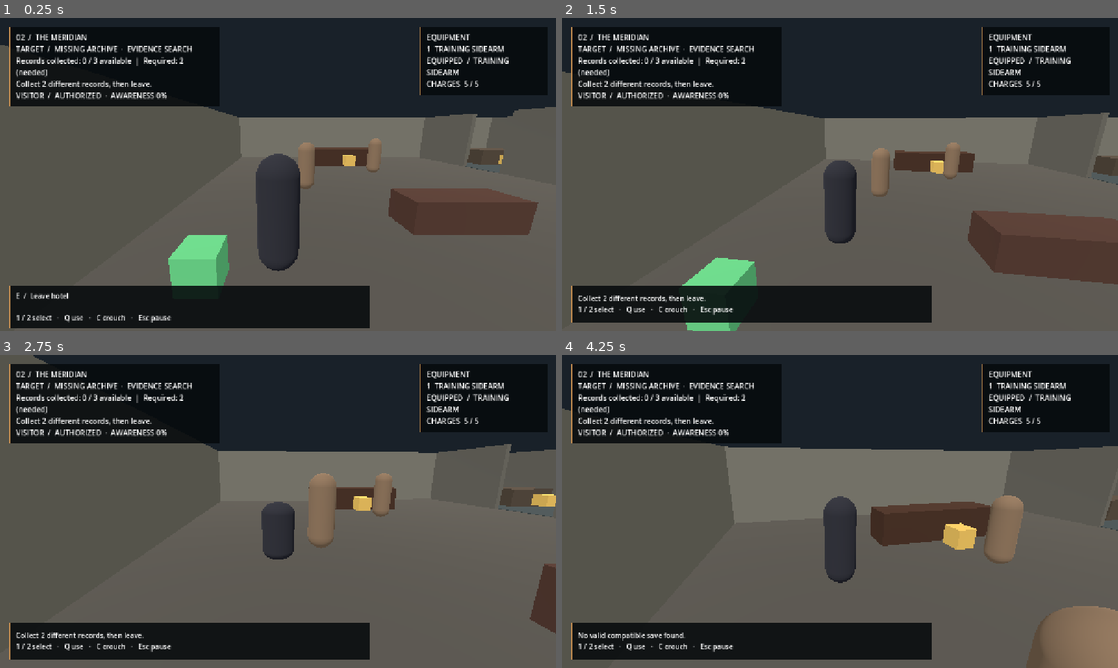
Above: before the commit, frames 1-4 (two rows, left to right).
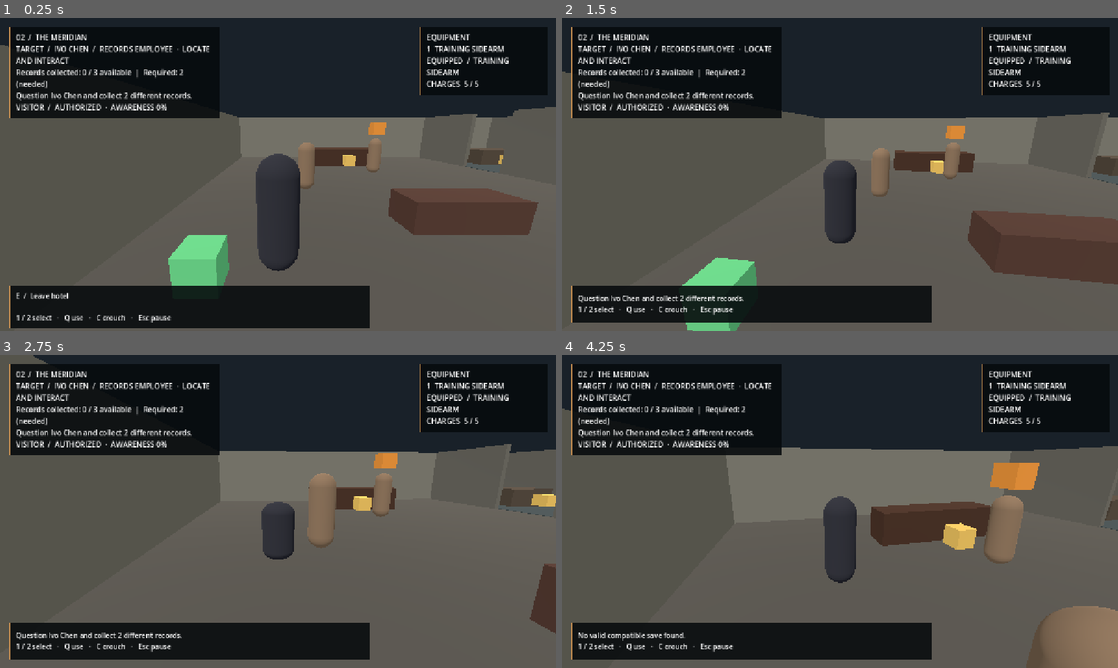
Above: after the commit, the same moments.

Repository: CoolgamerProXD/Stealty-Assasin-redesigned-computing-machine-Beta
Game: Godot game, scene res://scenes/hotel.tscn
Two runs of this game, one before a commit and one after it. Both use one fixed random seed, a clock stepped at 60 frames per second and the inputs below. This scene is started directly instead of the project's main scene.
Inputs (mouse positions are in pixels of both pictures, inside the frame that each line leads up to):
- Up to frame 1 (0.25 s): no input
- Up to frame 2 (1.5 s): move the mouse to (867, 174) at 0.52 s; hold C (crouch) 0.53-1.28 s; hold W (move_forward) from 0.53 s (still down); tap E (interact) at 0.8, 1.35 s; move the mouse to (812, 174) at 1.27 s
- Up to frame 3 (2.75 s): keep holding W (move_forward); tap C (crouch) at 1.55 s; move the mouse to (289, 505) at 2.02 s; hold C (crouch) from 2.03 s (still down); tap E (interact) at 2.3 s
- Up to frame 4 (4.25 s): keep holding W (move_forward); move the mouse to (834, 517) at 2.77 s; release C (crouch) at 2.78 s; tap 1 (equip_primary) at 2.85 s; tap C (crouch) at 3.05 s; move the mouse to (878, 514) at 3.52 s; hold 2 (equip_secondary) from 3.53 s (still down); tap E (interact) at 3.8 s; tap F9 (load_game) at 4.15 s

The runs differ from the first frame. In frame 1, 3.7% of the frame differs, in the area x 1-70%, y 8-38%; in frame 2, 4.1%; in frame 3, 4.1%; in frame 4, 4.2%, in the area x 1-86%, y 8-44%.

Commit message:
Add a physical Meridian witness objective and preserve legacy saves
Co-authored-by: arena-agent <297053741+arena-agent@users.noreply.github.com>

Diff:
--- a/resources/campaign.json
+++ b/resources/campaign.json
@@ -2,12 +2,55 @@
   "employer": "BLACKLINE",
   "handler": "Ruby",
   "missions": [
-    {"id":"initiation", "name":"01  /  INITIATION", "description":"A controlled assessment at the fictional Civic Evaluation Annex.", "scene":"res://scenes/initiation.tscn", "briefing":"Ruby: Blackline doesn't hire on a promise. Disable the assessment unit, recover its three records, and leave through the marked exit. Stay observant; the guards are part of the evaluation.", "debrief":"Ruby: You kept your head. Blackline can use that. The next file is already on your desk.", "unlock":"quiet_line"},
-    {"id":"meridian", "name":"02  /  THE MERIDIAN", "description":"Trace a missing archive through a luxury hotel.", "scene":"res://scenes/hotel.tscn", "briefing":"Ruby: A courier vanished at the Meridian, and an archive moved without a paper trail. Bring back two records. Someone calling themselves the Covenant is interested too; we don't know why yet.", "debrief":"Ruby: The records point beyond the hotel. The Covenant is not our employer, and I intend to learn who is paying them.", "unlock":""},
-    {"id":"future", "name":"03  /  CLASSIFIED", "description":"Further assignment unavailable.", "scene":"", "briefing":"", "debrief":"", "unlock":""}
+    {
+      "id": "initiation",
+      "name": "01  /  INITIATION",
+      "description": "A controlled assessment at the fictional Civic Evaluation Annex.",
+      "scene": "res://scenes/initiation.tscn",
+      "briefing": "Ruby: Blackline doesn't hire on a promise. Disable the assessment unit, recover its three records, and leave through the marked exit. Stay observant; the guards are part of the evaluation.",
+      "debrief": "Ruby: You kept your head. Blackline can use that. The next file is already on your desk.",
+      "unlock": "quiet_line"
+    },
+    {
+      "id": "meridian",
+      "name": "02  /  THE MERIDIAN",
+      "description": "Trace a missing archive through a luxury hotel.",
+      "scene": "res://scenes/hotel.tscn",
+      "briefing": "Ruby: Ivo Chen manages the Meridian's records. Find him and ask about the missing archive, then bring back two records. The Covenant is interested too; we don't know why yet.",
+      "debrief": "Ruby: Chen's account and the records point beyond the hotel. The Covenant is not our employer, and I intend to learn who is paying them.",
+      "unlock": ""
+    },
+    {
+      "id": "future",
+      "name": "03  /  CLASSIFIED",
+      "description": "Further assignment unavailable.",
+      "scene": "",
+      "briefing": "",
+      "debrief": "",
+      "unlock": ""
+    }
   ],
   "equipment": [
-    {"id":"training_sidearm", "name":"Training sidearm", "description":"Fictional assessment equipment. Five abstract charges.", "unlock_after":"", "missions":["initiation", "meridian"], "charges":5},
-    {"id":"quiet_line", "name":"Quiet line", "description":"An abstract stealth gadget. Unlocked after Initiation.", "unlock_after":"initiation", "missions":["meridian"], "charges":0}
+    {
+      "id": "training_sidearm",
+      "name": "Training sidearm",
+      "description": "Unsuppressed fictional assessment pulse. Five charges; Q uses one.",
+      "unlock_after": "",
+      "missions": [
+        "initiation",
+        "meridian"
+      ],
+      "charges": 5
+    },
+    {
+      "id": "quiet_line",
+      "name": "Quiet line",
+      "description": "Temporarily disables one nearby person without graphic effects. Q uses it.",
+      "unlock_after": "initiation",
+      "missions": [
+        "meridian"
+      ],
+      "charges": 0
+    }
   ]
 }
--- a/resources/meridian_mission.json
+++ b/resources/meridian_mission.json
@@ -1,8 +1,36 @@
 {
   "required_records": 2,
   "records": [
-    {"id": "ledger", "label": "Read guest ledger", "position": [-5, 0, -3.6], "message": "Ledger: a courier checked in under a false name."},
-    {"id": "memo", "label": "Read staff memo", "position": [4.5, 0, -4], "message": "Memo: the archive was moved before the night shift."},
-    {"id": "archive", "label": "Inspect archive terminal", "position": [9.5, 0, -4], "message": "Terminal: a manager authorized the transfer."}
-  ]
+    {
+      "id": "ledger",
+      "label": "Read guest ledger",
+      "position": [
+        -5,
+        0,
+        -3.6
+      ],
+      "message": "Ledger: a courier checked in under a false name."
+    },
+    {
+      "id": "memo",
+      "label": "Read staff memo",
+      "position": [
+        4.5,
+        0,
+        -4
+      ],
+      "message": "Memo: the archive was moved before the night shift."
+    },
+    {
+      "id": "archive",
+      "label": "Inspect archive terminal",
+      "position": [
+        9.5,
+        0,
+        -4
+      ],
+      "message": "Terminal: a manager authorized the transfer."
+    }
+  ],
+  "required_action": "interview_ivo"
 }
--- a/scripts/missions/mission.gd
+++ b/scripts/missions/mission.gd
@@ -87,5 +87,7 @@
  if extracted: return "Investigation complete."
  if can_extract(): return "Evidence secured. Return to the exit."
  if not required_action.is_empty() and not action_complete:
-  return "Disable the assessment unit and collect %d different records." % required_records
+  if required_action == "disable_assessment_unit": return "Disable the assessment unit and collect %d different records." % required_records
+  if required_action == "interview_ivo": return "Question Ivo Chen and collect %d different records." % required_records
+  return "Complete the target objective and collect %d different records." % required_records
  return "Collect %d different records, then leave." % required_records
--- a/scripts/save/session_snapshot.gd
+++ b/scripts/save/session_snapshot.gd
@@ -11,12 +11,13 @@
   "clues": mission.clues.duplicate(),
   "extracted": mission.extracted,
   "action_complete": mission.action_complete,
+  "action_id": mission.required_action,
   "equipment": player.equipment.snapshot(),
  }
 
-static func restore(data: Dictionary, player: HotelPlayer, mission: Mission, objects: Array[Interactable], position_validator: Callable = Callable()) -> void:
+static func restore(data: Dictionary, player: HotelPlayer, mission: Mission, objects: Array[Interactable], position_validator: Callable = Callable(), progress: CampaignProgress = null) -> void:
  var mission_id := "initiation" if mission.required_action == "disable_assessment_unit" else "meridian"
- player.equipment.restore(data.get("equipment"), Campaign.progress, mission_id)
+ if progress: player.equipment.restore(data.get("equipment"), progress, mission_id)
  var role: Variant = data.get("role", "visitor")
  player.set_disguise(role if role is String and role in KNOWN_ROLES else "visitor")
  var clues: Array[String] = []
@@ -28,10 +29,14 @@
     clues.append(clue)
  mission.clues = clues
  mission.action_complete = not mission.required_action.is_empty() and data.get("action_complete", false) == true
+ # A completed legacy Meridian checkpoint pre-dates the new witness objective.
+ if mission.required_action == "interview_ivo" and not data.has("action_id") and data.get("extracted", false) == true:
+  mission.action_complete = true
  mission.extracted = data.get("extracted", false) == true and mission.can_extract()
  for object: Interactable in objects:
   if object.kind == "clue": object.used = clues.has(object.identifier)
   elif object.kind == "disguise": object.used = player.role == "staff"
+  elif object.kind == "target": object.used = mission.action_complete
   elif object.kind == "robot":
    object.used = mission.action_complete
    continue # The disabled training unit remains visible.
--- a/scripts/world/hotel.gd
+++ b/scripts/world/hotel.gd
@@ -158,6 +158,16 @@
   _add_interactable(_vector(record["position"]), record["label"], "clue", record["id"], Color(0.9, 0.72, 0.34))
  _add_interactable(Vector3(-1, 0, 5.5), "Change into staff uniform", "disguise", "staff", Color(0.3, 0.6, 0.85))
  _add_interactable(Vector3(-10, 0, 5.5), "Leave hotel", "extract", "exit", Color(0.4, 0.8, 0.5))
+ # The existing records employee is now the named witness to the archive transfer.
+ for npc: HotelNpc in npcs:
+  if npc.profile.identity == "Ivo Chen":
+   _add_interactable(Vector3.ZERO, "Question Ivo Chen", "target", "interview_ivo", Color(0.9, 0.55, 0.2))
+   var target := interactables.back()
+   target.reparent(npc, false)
+   target.position = Vector3.ZERO
+   var marker := target.get_child(0) as Node3D
+   marker.position.y = 2.15
+   break
 
 func _build_ui() -> void:
  var canvas := CanvasLayer.new()
@@ -262,7 +272,10 @@
   var d := player.global_position.distance_to(object.global_position)
   if d < distance and object.available(player.role):
    var query := PhysicsRayQueryParameters3D.create(player.global_position + Vector3.UP, object.global_position + Vector3.UP * 0.4)
-   query.exclude = [player.get_rid()]
+   var excluded: Array[RID] = [player.get_rid()]
+   if object.kind == "target" and object.get_parent() is HotelNpc:
+    excluded.append((object.get_parent() as HotelNpc).get_rid())
+   query.exclude = excluded
    if get_world_3d().direct_space_state.intersect_ray(query).is_empty():
     best = object
     distance = d
@@ -286,6 +299,11 @@
     if record["id"] == object.identifier:
      message = record["message"]
      break
+  "target":
+   if mission.mark_action(object.identifier):
+    object.used = true
+    object.visible = false
+    message = "Ivo: The archive left before my shift. A manager signed it out."
   "disguise":
    player.set_disguise("staff")
    object.used = true
@@ -313,7 +331,7 @@
  if data.is_empty():
   message = "No valid compatible save found."
  else:
-  SessionSnapshot.restore(data, player, mission, interactables, safe_position)
+  SessionSnapshot.restore(data, player, mission, interactables, safe_position, Campaign.progress)
   message = "Progress loaded. NPCs continue their current routines."
 
 func _unhandled_input(event: InputEvent) -> void:
@@ -328,9 +346,8 @@
  var highest := 0.0
  for npc: HotelNpc in npcs: highest = maxf(highest, npc.suspicion)
  var title := "01  /  INITIATION" if mission_id() == "initiation" else "02  /  THE MERIDIAN"
- var target := "ASSESSMENT UNIT" if mission_id() == "initiation" else "MISSING ARCHIVE"
- var target_state := "OFFLINE" if mission.action_complete else "ACTIVE"
- if mission_id() != "initiation": target_state = "EVIDENCE SEARCH"
+ var target := "ASSESSMENT UNIT" if mission_id() == "initiation" else "IVO CHEN  /  RECORDS EMPLOYEE"
+ var target_state := "COMPLETE" if mission.action_complete else "LOCATE AND INTERACT"
  hud.text = title + "\nTARGET  /  " + target + "  ·  " + target_state + "\n" + mission.progress_text() + "\n" + mission.objective_text() + "\n" + "%s  /  %s  ·  AWARENESS %.0f%%" % [player.role.to_upper(), access, highest]
  var slots := "1  TRAINING SIDEARM"
  if player.equipment.available.has("quiet_line"): slots += "\n2  QUIET LINE"
--- a/tests/run_tests.gd
+++ b/tests/run_tests.gd
@@ -41,7 +41,8 @@
  check(not mission.record_clue("unknown"), "unconfigured record rejected")
  check(mission.record_clue("ledger") and not mission.record_clue("ledger"), "duplicate clue cannot be recorded")
  check(not mission.extract(), "one unique clue cannot unlock extraction")
- check(mission.record_clue("memo") and mission.extract() and mission.extracted and not mission.extract(), "two clues unlock one extraction")
+ check(mission.record_clue("memo") and not mission.extract(), "two clues alone cannot replace the target objective")
+ check(mission.mark_action("interview_ivo") and mission.extract() and mission.extracted and not mission.extract(), "two clues and the witness unlock one extraction")
  check(mission.record_clue("archive") and mission.progress_text().contains("3 / 3") and mission.progress_text().contains("Required: 2"), "progress distinguishes available and required after third clue")
  var memory := NpcMemory.new()
  memory.retention_seconds = 2.0
@@ -209,6 +210,14 @@
  check(active_mission.clues.has("ledger") and player.inventory.has_item("ledger"), "world interaction records clue and item")
  player.global_position = objects[1].global_position + Vector3(0, 0.1, 0.5)
  world.call("_interact_nearest")
+ player.global_position = objects[4].global_position + Vector3(0, 0.1, 0.5)
+ world.call("_interact_nearest")
+ check(not active_mission.extracted, "Meridian exit requires target as well as records")
+ var witness: Interactable = objects[5]
+ player.global_position = witness.global_position + Vector3(0, 0.1, 0.7)
+ await physics_frame
+ world.call("_interact_nearest")
+ check(active_mission.action_complete, "physical Ivo target can be questioned")
  player.global_position = objects[4].global_position + Vector3(0, 0.1, 0.5)
  world.call("_interact_nearest")
  check(active_mission.extracted, "world interactions complete mission")
